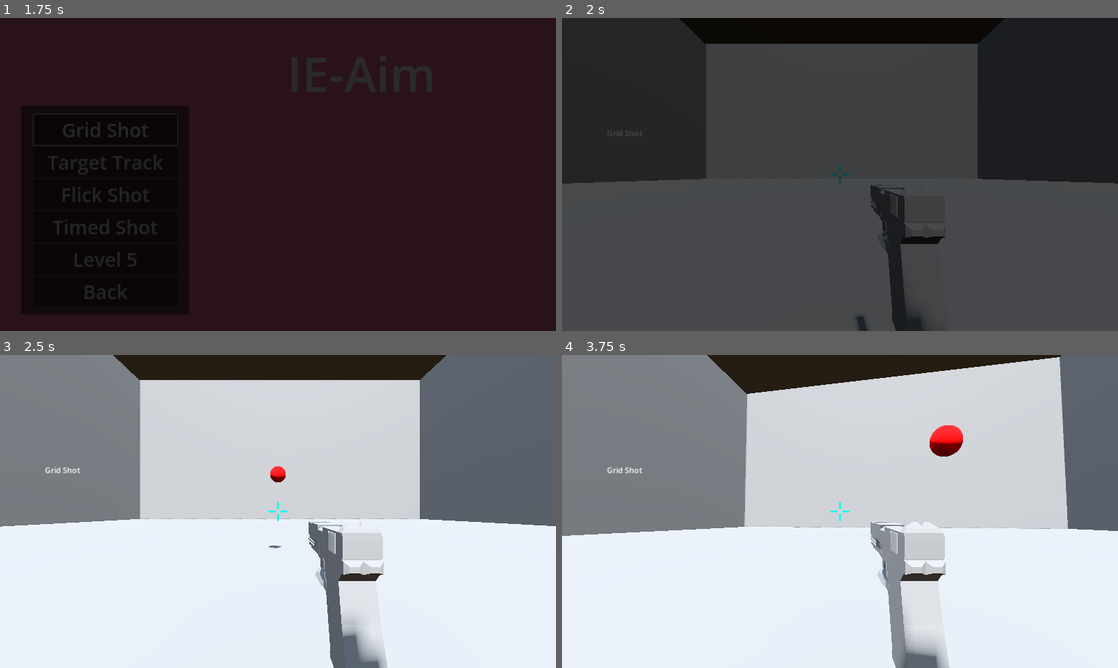
Above: before the commit, frames 1-4 (two rows, left to right).
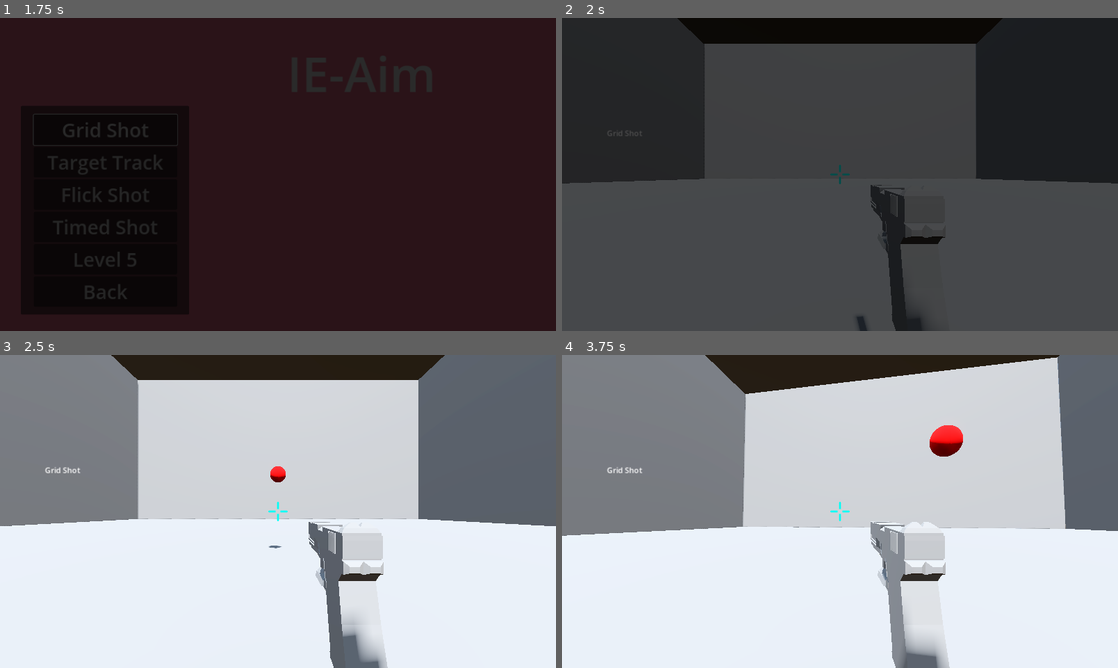
Above: after the commit, the same moments.

Repository: PureAsbestos/ie-aim
Game: Godot game, scene res://scenes/main.tscn
Two runs of this game, one before a commit and one after it. Both use one fixed random seed, a clock stepped at 60 frames per second and the inputs below.
Inputs (mouse positions are in pixels of both pictures, inside the frame that each line leads up to):
- Up to frame 1 (1.75 s): click "Level Select" at 0.5 s; click "Grid Shot" at 1.25 s
- Up to frame 2 (2 s): no input
- Up to frame 3 (2.5 s): tap Enter (ui_accept) at 2, 2.27 s; move the mouse to (305, 511) at 2.02 s; hold W (Forward) from 2.03 s (still down); click (305, 511) at 2.1 s
- Up to frame 4 (3.75 s): keep holding W (Forward); move the mouse to (812, 511) at 2.77 s; click (812, 511) at 2.85 s; tap Enter (ui_accept) at 3.02 s; move the mouse to (851, 505) at 3.52 s; click (851, 505) at 3.6 s

Frame 1 is identical in both runs. In frame 2, 0.2% of the frame differs, in the area x 1-100%, y 0-53%; in frame 3, 0.4%; in frame 4, 0.5%, in the area x 0-99%, y 0-58%.

Commit message:
Fix room position being offset

Diff:
--- a/scenes/levels/room.tscn
+++ b/scenes/levels/room.tscn
@@ -21,7 +21,7 @@
 orientation = 1
 
 [node name="room" type="Node3D"]
-transform = Transform3D(-4.37114e-08, 0, 1, 0, 1, 0, -1, 0, -4.37114e-08, 0.552673, -1.52588e-05, -0.01828)
+transform = Transform3D(-4.37114e-08, 0, 1, 0, 1, 0, -1, 0, -4.37114e-08, 0, 0, 0)
 
 [node name="Leftwall" type="StaticBody3D" parent="."]
 metadata/_edit_group_ = true
